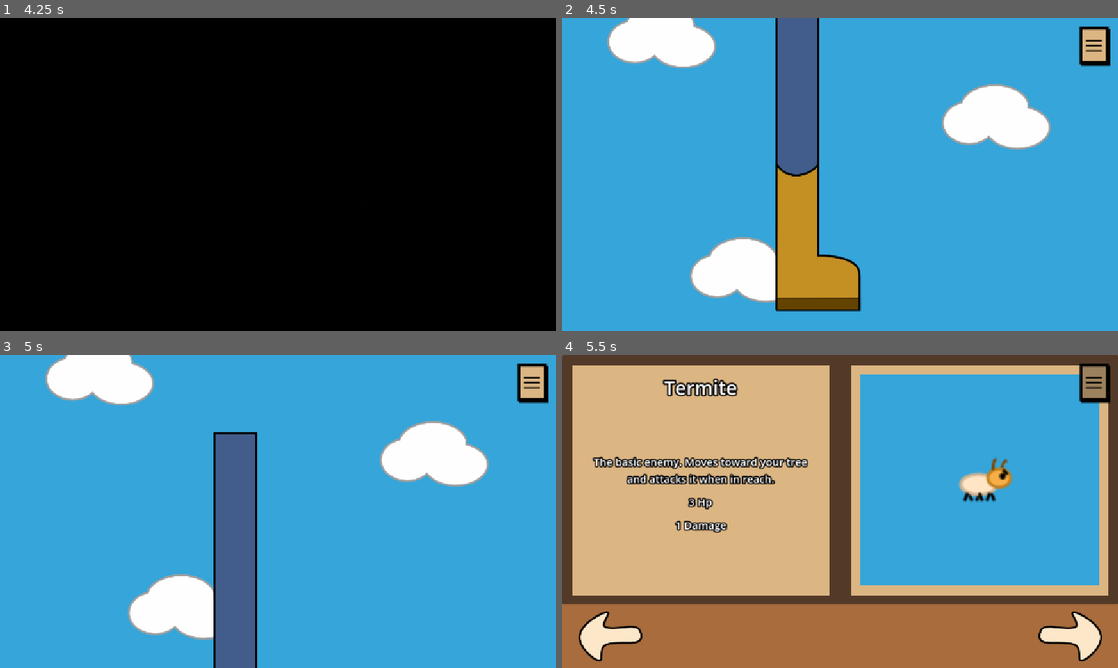
Above: before the commit, frames 1-4 (two rows, left to right).
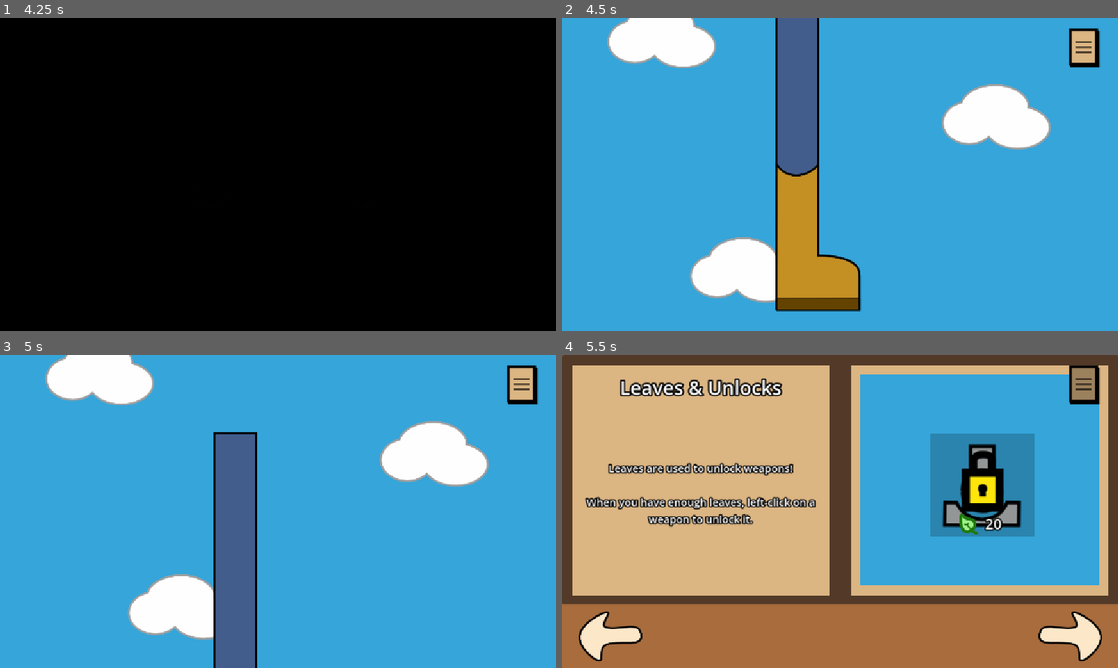
Above: after the commit, the same moments.

Repository: ShadowArcher289/guard-a-tree
Game: Godot game, scene res://scenes/title_screen.tscn
Same seed, same stepped clock (60 frames per second), same inputs: the game is played once before the commit and once after it.
Inputs (mouse positions are in pixels of both pictures, inside the frame that each line leads up to; where the layout moved, square brackets give the same spot in the first picture):
- Up to frame 1 (4.25 s): click (211, 174) at 0.5 s; click (366, 174) at 1.25 s; move the mouse to (400, 158) at 2.02 s; click (400, 158) at 2.17 s; tap Enter at 2.75 s; move the mouse to (166, 190) at 2.77 s; click (166, 190) at 2.92 s; move the mouse to (333, 105) at 3.52 s; click (333, 105) at 3.67 s
- Up to frame 2 (4.5 s): tap Space at 4.25 s; move the mouse to (812, 237) at 4.27 s; click (812, 237) at 4.42 s
- Up to frame 3 (5 s): no input
- Up to frame 4 (5.5 s): click (1084, 386) [1095, 383] at 5 s

Frame 1 is identical in both runs. In frame 2, 0.8% of the frame differs, in the area x 91-99%, y 2-16%; in frame 3, 0.8%; in frame 4, 12%, in the area x 4-99%, y 2-58%.

Commit message:
Added system for unlocking weapons with leaves.

Diff:
--- a/scenes/game.tscn
+++ b/scenes/game.tscn
@@ -10,6 +10,7 @@
 [ext_resource type="Texture2D" uid="uid://1i64tom0r740" path="res://sprites/OpenKitbookIconSelected.png" id="14_ca42v"]
 [ext_resource type="Texture2D" uid="uid://bfugb62al3ijv" path="res://sprites/OpenKitbookIconDarkened.png" id="14_ir15t"]
 [ext_resource type="PackedScene" uid="uid://dw3tn24lhtgf4" path="res://scenes/flies_machine.tscn" id="16_ca42v"]
+[ext_resource type="Texture2D" uid="uid://dek7kn8nb3i6v" path="res://sprites/Leaf.png" id="16_rysoc"]
 [ext_resource type="PackedScene" uid="uid://b80102o80d8uc" path="res://scenes/ground.tscn" id="17_rysoc"]
 [ext_resource type="Texture2D" uid="uid://4etivflmosu6" path="res://sprites/Seed.png" id="17_ssvqc"]
 [ext_resource type="PackedScene" uid="uid://bsxdj218sh5mw" path="res://scenes/boot.tscn" id="18_264po"]
@@ -189,10 +190,11 @@
 
 [node name="HpBar" type="TextureProgressBar" parent="."]
 z_index = 5
-offset_left = 77.0
+offset_left = 133.0
 offset_top = 22.0
-offset_right = 1077.0
+offset_right = 1133.0
 offset_bottom = 86.0
+scale = Vector2(0.9, 0.9)
 rounded = true
 texture_under = ExtResource("13_trtic")
 texture_progress = ExtResource("6_ca42v")
@@ -210,10 +212,10 @@
 anchors_preset = 1
 anchor_left = 1.0
 anchor_right = 1.0
-offset_left = -93.0
-offset_top = 13.0
-offset_right = -1.0
-offset_bottom = 105.0
+offset_left = -115.0
+offset_top = 16.0
+offset_right = -23.0
+offset_bottom = 108.0
 grow_horizontal = 0
 size_flags_horizontal = 8
 toggle_mode = true
@@ -259,4 +261,23 @@
 z_index = 1
 position = Vector2(1715, -176)
 
+[node name="TermiteSpawnTimer" type="Timer" parent="."]
+one_shot = true
+
+[node name="Leaves" type="Node" parent="."]
+
+[node name="Leaf" type="Sprite2D" parent="Leaves"]
+position = Vector2(53, 50)
+texture = ExtResource("16_rysoc")
+
+[node name="LeafCountLabel" type="Label" parent="Leaves"]
+offset_left = 88.0
+offset_top = 28.0
+offset_right = 129.0
+offset_bottom = 70.0
+theme_override_constants/outline_size = 10
+theme_override_font_sizes/font_size = 30
+text = "32"
+vertical_alignment = 1
+
 [connection signal="toggled" from="CanvasLayer/ToggleKitbookButton" to="." method="_on_toggle_kitbook_button_toggled"]
--- a/scenes/kitbook.tscn
+++ b/scenes/kitbook.tscn
@@ -13,6 +13,8 @@
 [ext_resource type="Texture2D" uid="uid://c3armtvorsm0y" path="res://sprites/LaserCooldown.png" id="11_gbm7a"]
 [ext_resource type="Texture2D" uid="uid://x1ba1pvooxfm" path="res://sprites/Arrow_Selected.png" id="13_5l28t"]
 [ext_resource type="Texture2D" uid="uid://q5tit2arhqr2" path="res://sprites/Arrow.png" id="13_gbm7a"]
+[ext_resource type="Texture2D" uid="uid://det16moaogt3h" path="res://sprites/Lock.png" id="14_5l28t"]
+[ext_resource type="Texture2D" uid="uid://dek7kn8nb3i6v" path="res://sprites/Leaf.png" id="15_pwwl8"]
 
 [sub_resource type="StyleBoxFlat" id="StyleBoxFlat_tmbtd"]
 bg_color = Color(0.20889, 0.646973, 0.854152, 1)
@@ -50,7 +52,7 @@
 layout_mode = 2
 size_flags_vertical = 3
 tab_alignment = 1
-current_tab = 3
+current_tab = 1
 tabs_visible = false
 tab_focus_mode = 0
 
@@ -143,10 +145,96 @@
 region_enabled = true
 region_rect = Rect2(0, 697.99, 255, 381.01)
 
+[node name="Unlocks" type="HBoxContainer" parent="VBoxContainer/KitbookTabContainer"]
+layout_mode = 2
+metadata/_tab_index = 1
+
+[node name="UnlocksL" type="MarginContainer" parent="VBoxContainer/KitbookTabContainer/Unlocks"]
+layout_mode = 2
+size_flags_horizontal = 3
+theme = ExtResource("1_qno10")
+
+[node name="Panel" type="Panel" parent="VBoxContainer/KitbookTabContainer/Unlocks/UnlocksL"]
+layout_mode = 2
+theme = ExtResource("1_qno10")
+
+[node name="MarginContainer" type="MarginContainer" parent="VBoxContainer/KitbookTabContainer/Unlocks/UnlocksL/Panel"]
+layout_mode = 1
+anchors_preset = 15
+anchor_right = 1.0
+anchor_bottom = 1.0
+grow_horizontal = 2
+grow_vertical = 2
+theme = ExtResource("1_qno10")
+
+[node name="VBoxContainer" type="VBoxContainer" parent="VBoxContainer/KitbookTabContainer/Unlocks/UnlocksL/Panel/MarginContainer"]
+layout_mode = 2
+size_flags_horizontal = 3
+
+[node name="Name" type="Label" parent="VBoxContainer/KitbookTabContainer/Unlocks/UnlocksL/Panel/MarginContainer/VBoxContainer"]
+layout_mode = 2
+theme = ExtResource("2_ime2e")
+text = "Leaves & Unlocks"
+horizontal_alignment = 1
+vertical_alignment = 1
+autowrap_mode = 3
+
+[node name="VBoxContainer" type="VBoxContainer" parent="VBoxContainer/KitbookTabContainer/Unlocks/UnlocksL/Panel/MarginContainer/VBoxContainer"]
+layout_mode = 2
+size_flags_vertical = 3
+theme_override_constants/separation = 16
+alignment = 1
+
+[node name="Body" type="Label" parent="VBoxContainer/KitbookTabContainer/Unlocks/UnlocksL/Panel/MarginContainer/VBoxContainer/VBoxContainer"]
+layout_mode = 2
+theme = ExtResource("1_qno10")
+text = "Leaves are used to unlock weapons!
+
+When you have enough leaves, left-click on a weapon to unlock it."
+horizontal_alignment = 1
+vertical_alignment = 1
+autowrap_mode = 3
+
+[node name="UnlocksR" type="MarginContainer" parent="VBoxContainer/KitbookTabContainer/Unlocks"]
+layout_mode = 2
+size_flags_horizontal = 3
+theme = ExtResource("1_qno10")
+
+[node name="Panel" type="Panel" parent="VBoxContainer/KitbookTabContainer/Unlocks/UnlocksR"]
+layout_mode = 2
+theme = ExtResource("1_qno10")
+
+[node name="MarginContainer" type="MarginContainer" parent="VBoxContainer/KitbookTabContainer/Unlocks/UnlocksR/Panel"]
+layout_mode = 1
+anchors_preset = 15
+anchor_right = 1.0
+anchor_bottom = 1.0
+grow_horizontal = 2
+grow_vertical = 2
+theme = ExtResource("1_qno10")
+
+[node name="Panel" type="Panel" parent="VBoxContainer/KitbookTabContainer/Unlocks/UnlocksR/Panel/MarginContainer"]
+layout_mode = 2
+theme_override_styles/panel = SubResource("StyleBoxFlat_tmbtd")
+
+[node name="VBoxContainer" type="VBoxContainer" parent="VBoxContainer/KitbookTabContainer/Unlocks/UnlocksR/Panel/MarginContainer"]
+layout_mode = 2
+size_flags_horizontal = 3
+
+[node name="LaserReady" type="Sprite2D" parent="VBoxContainer/KitbookTabContainer/Unlocks/UnlocksR/Panel/MarginContainer/VBoxContainer"]
+position = Vector2(251.218, 229.538)
+scale = Vector2(1.80951, 1.8209)
+texture = ExtResource("6_2vfhu")
+
+[node name="LaserBase" type="Sprite2D" parent="VBoxContainer/KitbookTabContainer/Unlocks/UnlocksR/Panel/MarginContainer/VBoxContainer"]
+position = Vector2(250.809, 284.239)
+scale = Vector2(1.80951, 1.8209)
+texture = ExtResource("5_0cvog")
+
 [node name="Laser" type="HBoxContainer" parent="VBoxContainer/KitbookTabContainer"]
 visible = false
 layout_mode = 2
-metadata/_tab_index = 1
+metadata/_tab_index = 2
 
 [node name="LaserLeft" type="MarginContainer" parent="VBoxContainer/KitbookTabContainer/Laser"]
 layout_mode = 2
@@ -259,7 +347,7 @@
 [node name="Flies" type="HBoxContainer" parent="VBoxContainer/KitbookTabContainer"]
 visible = false
 layout_mode = 2
-metadata/_tab_index = 2
+metadata/_tab_index = 3
 
 [node name="FliesLeft" type="MarginContainer" parent="VBoxContainer/KitbookTabContainer/Flies"]
 layout_mode = 2
@@ -360,8 +448,9 @@
 texture = ExtResource("6_gdees")
 
 [node name="Termite" type="HBoxContainer" parent="VBoxContainer/KitbookTabContainer"]
-layout_mode = 2
-metadata/_tab_index = 3
+visible = false
+layout_mode = 2
+metadata/_tab_index = 4
 
 [node name="TermiteLeft" type="MarginContainer" parent="VBoxContainer/KitbookTabContainer/Termite"]
 layout_mode = 2
@@ -458,7 +547,7 @@
 [node name="TermiCopter" type="HBoxContainer" parent="VBoxContainer/KitbookTabContainer"]
 visible = false
 layout_mode = 2
-metadata/_tab_index = 4
+metadata/_tab_index = 5
 
 [node name="TermiCopterLeft" type="MarginContainer" parent="VBoxContainer/KitbookTabContainer/TermiCopter"]
 layout_mode = 2
@@ -571,5 +660,26 @@
 texture_pressed = ExtResource("13_gbm7a")
 texture_hover = ExtResource("13_5l28t")
 
+[node name="LockedWeapon" type="Node2D" parent="."]
+
+[node name="Lock" type="Sprite2D" parent="LockedWeapon"]
+position = Vector2(871, 268)
+scale = Vector2(1.67969, 1.67969)
+texture = ExtResource("14_5l28t")
+
+[node name="Leaf" type="Sprite2D" parent="LockedWeapon"]
+position = Vector2(841, 349)
+texture = ExtResource("15_pwwl8")
+
+[node name="LeafCountLabel" type="Label" parent="LockedWeapon"]
+offset_left = 876.0
+offset_top = 327.0
+offset_right = 917.0
+offset_bottom = 369.0
+theme_override_constants/outline_size = 10
+theme_override_font_sizes/font_size = 30
+text = "20"
+vertical_alignment = 1
+
 [connection signal="pressed" from="VBoxContainer/FlipPageButtons/PrevPage" to="." method="_on_prev_page_pressed"]
 [connection signal="pressed" from="VBoxContainer/FlipPageButtons/NextPage" to="." method="_on_next_page_pressed"]
--- a/scenes/laser_turret.tscn
+++ b/scenes/laser_turret.tscn
@@ -6,6 +6,7 @@
 [ext_resource type="Texture2D" uid="uid://v28egy1t386e" path="res://sprites/LaserBase.png" id="3_u1x4h"]
 [ext_resource type="Texture2D" uid="uid://b02rpgrvrvnmj" path="res://sprites/Laser_Beam.png" id="5_mvsyt"]
 [ext_resource type="Texture2D" uid="uid://bvds2lcwat3bb" path="res://sprites/Laser_Ball.png" id="5_u1x4h"]
+[ext_resource type="PackedScene" uid="uid://i6xl0g841o4v" path="res://scenes/locked_weapon.tscn" id="7_opsk6"]
 
 [sub_resource type="SpriteFrames" id="SpriteFrames_a5lw2"]
 animations = [{
@@ -78,6 +79,10 @@
 offset_bottom = -15.0
 button_mask = 2
 flat = true
+metadata/_edit_use_anchors_ = true
+
+[node name="LockedWeapon" parent="." instance=ExtResource("7_opsk6")]
+position = Vector2(0, 2)
 
 [connection signal="timeout" from="CooldownTimer" to="." method="_on_cooldown_timer_timeout"]
 [connection signal="body_entered" from="Turret/LaserBeam/Hurtbox" to="." method="_on_hurt_box_body_entered"]
--- /dev/null
+++ b/scenes/locked_weapon.tscn
@@ -0,0 +1,44 @@
+[gd_scene load_steps=4 format=3 uid="uid://i6xl0g841o4v"]
+
+[ext_resource type="Script" uid="uid://dnqjais8w37yp" path="res://scripts/locked_weapon.gd" id="1_5iof5"]
+[ext_resource type="Texture2D" uid="uid://det16moaogt3h" path="res://sprites/Lock.png" id="1_5q4pn"]
+[ext_resource type="Texture2D" uid="uid://dek7kn8nb3i6v" path="res://sprites/Leaf.png" id="2_5iof5"]
+
+[node name="LockedWeapon" type="Node2D"]
+script = ExtResource("1_5iof5")
+
+[node name="Button" type="Button" parent="."]
+offset_left = -48.0
+offset_top = -97.0
+offset_right = 168.0
+offset_bottom = 119.0
+scale = Vector2(0.447978, 0.447978)
+icon = ExtResource("1_5q4pn")
+icon_alignment = 1
+expand_icon = true
+metadata/_edit_use_anchors_ = true
+
+[node name="Lock" type="Sprite2D" parent="."]
+visible = false
+position = Vector2(0, -8)
+scale = Vector2(1.67969, 1.67969)
+texture = ExtResource("1_5q4pn")
+
+[node name="Leaf" type="Sprite2D" parent="."]
+position = Vector2(-12, -14)
+scale = Vector2(0.434361, 0.434361)
+texture = ExtResource("2_5iof5")
+
+[node name="LeafCountLabel" type="Label" parent="."]
+offset_left = 5.0
+offset_top = -23.0
+offset_right = 46.0
+offset_bottom = 19.0
+scale = Vector2(0.46975, 0.46975)
+theme_override_constants/outline_size = 10
+theme_override_font_sizes/font_size = 30
+text = "20"
+vertical_alignment = 1
+metadata/_edit_use_anchors_ = true
+
+[connection signal="pressed" from="Button" to="." method="_on_button_pressed"]
--- a/scripts/Globals.gd
+++ b/scripts/Globals.gd
@@ -6,7 +6,7 @@
 const GRAVITY = 9.8;
 var game_mode : String = "tutorial" # the default game mode is tutorial
 const PLAYER_STARTING_LEAVES := 20; # the currency for unlocking new weapons
-var player_leaves : int = PLAYER_STARTING_LEAVES;
+var player_leaf_count : int = PLAYER_STARTING_LEAVES;
 
 #Tree
 const MAXHP = 100; # Hp
--- a/scripts/game.gd
+++ b/scripts/game.gd
@@ -1,10 +1,13 @@
 extends Node2D
 
-@onready var hp_bar: TextureProgressBar = $HpBar
-@onready var kitbook: Control = $CanvasLayer/Kitbook
 @onready var camera_2d: Camera2D = $Camera2D
 @onready var animation_player: AnimationPlayer = $AnimationPlayer
 
+@onready var termite_spawn_timer: Timer = $TermiteSpawnTimer
+
+@onready var hp_bar: TextureProgressBar = $HpBar
+@onready var leaf_count_label: Label = $Leaves/LeafCountLabel
+@onready var kitbook: Control = $CanvasLayer/Kitbook
 
 @onready var termite_spawner_1: Node2D = $TermiteSpawner1
 @onready var termite_spawner_2: Node2D = $TermiteSpawner2
@@ -35,18 +38,29 @@
 
 func _process(delta: float) -> void:
 	hp_bar.value = Globals.currHp; # Temporary HP display.
+	leaf_count_label.text = str(Globals.player_leaf_count);
 
 	if hp_bar.value <= 0:
 		print("GAME OVER");
 		get_tree().paused = true;
 
-func tutorial(id : int):
+func tutorial(id : String):
 	match id:
-		0:
-			termite_spawner_1.spawn();
-			kitbook.change_page_to(id);
+		"stomp": # Stomp
+			kitbook.change_page_to(0);
 			await !kitbook.is_visible_in_tree();
-
+			for i in 20: # spawn 20 termites
+				var spawn = randi_range(1, 2);
+				if spawn == 1:
+					termite_spawner_1.spawn();
+				else:
+					termite_spawner_2.spawn();
+				termite_spawn_timer.start(randi_range(0.2, 1))
+				await termite_spawn_timer.timeout;
+		"lasers": # Lasers # leaves & unlocking stuff
+			pass;
+		"flies": # FLIES
+			pass;
 
 
 func reset():
--- /dev/null
+++ b/scripts/locked_weapon.gd
@@ -0,0 +1,18 @@
+extends Node2D
+
+@export var price := 20; ## The Cost to unlock this weapon. Default is 20
+
+@onready var leaf_count_label: Label = $LeafCountLabel
+
+func _ready() -> void:
+	self.show();
+	leaf_count_label.text = str(price);
+
+#func _process(delta: float) -> void:
+#	if global_rotation_degrees != 0:
+#		global_rotation_degrees = 0;
+
+func _on_button_pressed() -> void:
+	if Globals.player_leaf_count >= price:
+		Globals.player_leaf_count -= price;
+		self.hide();
Not shown: 1 places in scenes/game.tscn that only renumber resources
Not shown: 1 places in scenes/kitbook.tscn that only renumber resources
Not shown: 1 places in scenes/laser_turret.tscn that only renumber resources
Not shown, added: scripts/locked_weapon.gd.uid
Binary file added: sprites/Leaf.png
Not shown, added: sprites/Leaf.png.import
Binary file added: sprites/Lock.png
Not shown, added: sprites/Lock.png.import
